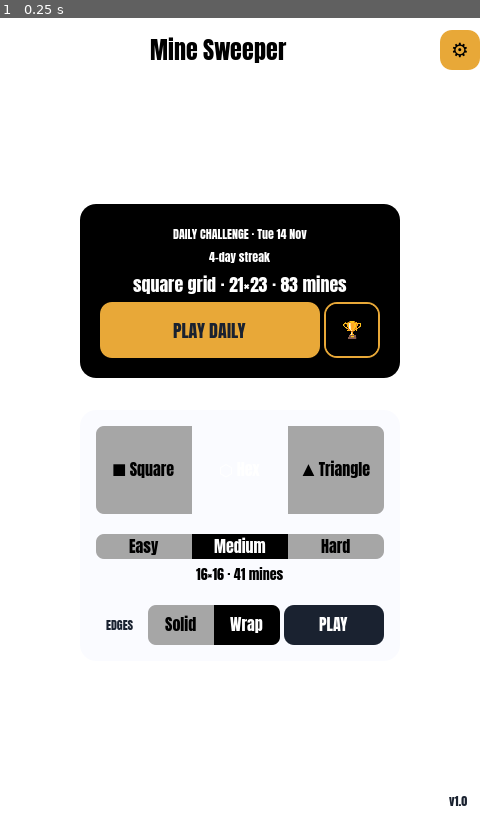
Above: before the commit, frame 1.
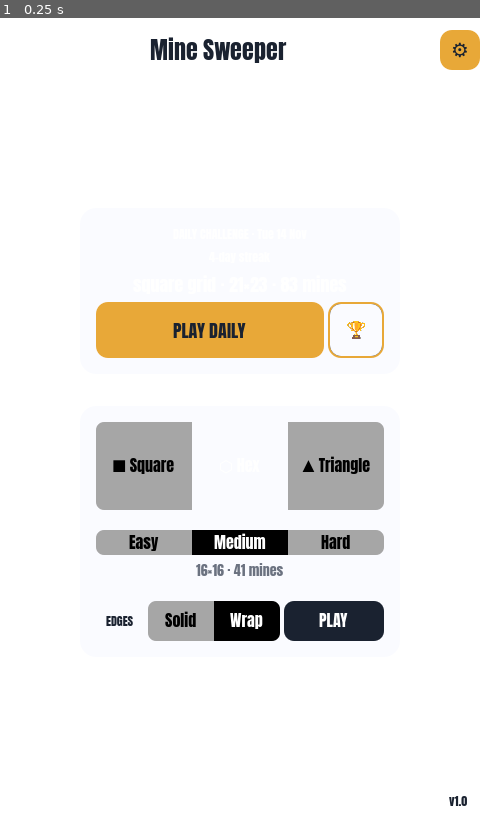
Above: after the commit, the same moment.

Repository: Kape99/mine-sweeper
Game: Godot game, scene res://Scenes/base.tscn
Same seed, same stepped clock (60 frames per second), same inputs: the game is played once before the commit and once after it.
Inputs:
- Up to frame 1 (0.25 s): no input

The runs differ from the first frame. In frame 1, 14% of the frame differs, in the area x 16-98%, y 2-79%.

Commit message:
Move remaining menu styles into Theme resource
- Added DailyCard, InverseLabel, and MutedLabel theme type variations.

- Assigned type variations in MainMenu.tscn.

- Removed all card and label color overrides from main_menu.gd.

- Only segmented active-state colors remain in script because they are dynamic.

Diff:
--- a/Asset/Themes/modern.tres
+++ b/Asset/Themes/modern.tres
@@ -1,4 +1,4 @@
-[gd_resource type="Theme" format=3]
+[gd_resource type="Theme" format=3 uid="uid://brjqf4s78yyi8"]
 
 [sub_resource type="StyleBoxFlat" id="StyleBoxFlat_uyy4t"]
 bg_color = Color(0.91882354, 0.6929412, 0.29764706, 1)
@@ -22,6 +22,17 @@
 corner_radius_bottom_left = 12
 
 [sub_resource type="StyleBoxFlat" id="StyleBoxFlat_qwit3"]
+content_margin_left = 20.0
+content_margin_top = 20.0
+content_margin_right = 20.0
+content_margin_bottom = 20.0
+bg_color = Color(0.101960786, 0.13333334, 0.1882353, 1)
+corner_radius_top_left = 16
+corner_radius_top_right = 16
+corner_radius_bottom_right = 16
+corner_radius_bottom_left = 16
+
+[sub_resource type="StyleBoxFlat" id="StyleBoxFlat_b16je"]
 content_margin_left = 16.0
 content_margin_top = 16.0
 content_margin_right = 16.0
@@ -115,20 +126,26 @@
 Button/styles/hover = SubResource("StyleBoxFlat_uyy4t")
 Button/styles/normal = SubResource("StyleBoxFlat_f2i4j")
 Button/styles/pressed = SubResource("StyleBoxFlat_dt5wi")
+DailyCard/base_type = &"PanelContainer"
+DailyCard/styles/panel = SubResource("StyleBoxFlat_qwit3")
+InverseLabel/base_type = &"Label"
+InverseLabel/colors/font_color = Color(1, 1, 1, 1)
 Label/colors/font_color = Color(0.101960786, 0.13333334, 0.1882353, 1)
-PanelContainer/styles/panel = SubResource("StyleBoxFlat_qwit3")
+MutedLabel/base_type = &"Label"
+MutedLabel/colors/font_color = Color(0.41960785, 0.44705883, 0.5019608, 1)
+PanelContainer/styles/panel = SubResource("StyleBoxFlat_b16je")
 PlayButton/base_type = &"Button"
 PlayButton/colors/font_color = Color(1, 1, 1, 1)
-PlayButton/styles/hover = SubResource("StyleBoxFlat_b16je")
-PlayButton/styles/normal = SubResource("StyleBoxFlat_tsrbt")
-PlayButton/styles/pressed = SubResource("StyleBoxFlat_172tg")
+PlayButton/styles/hover = SubResource("StyleBoxFlat_tsrbt")
+PlayButton/styles/normal = SubResource("StyleBoxFlat_172tg")
+PlayButton/styles/pressed = SubResource("StyleBoxFlat_2nuu7")
 SegmentButton/base_type = &"Button"
 SegmentButton/colors/font_color = Color(0.101960786, 0.13333334, 0.1882353, 1)
-SegmentButton/styles/hover = SubResource("StyleBoxFlat_2nuu7")
-SegmentButton/styles/normal = SubResource("StyleBoxFlat_xixrj")
-SegmentButton/styles/pressed = SubResource("StyleBoxFlat_vkbh5")
+SegmentButton/styles/hover = SubResource("StyleBoxFlat_xixrj")
+SegmentButton/styles/normal = SubResource("StyleBoxFlat_vkbh5")
+SegmentButton/styles/pressed = SubResource("StyleBoxFlat_y2oel")
 TrophyButton/base_type = &"Button"
 TrophyButton/colors/font_color = Color(0.9098039, 0.65882355, 0.21960784, 1)
-TrophyButton/styles/hover = SubResource("StyleBoxFlat_y2oel")
-TrophyButton/styles/normal = SubResource("StyleBoxFlat_yvbhv")
-TrophyButton/styles/pressed = SubResource("StyleBoxFlat_gtpp6")
+TrophyButton/styles/hover = SubResource("StyleBoxFlat_yvbhv")
+TrophyButton/styles/normal = SubResource("StyleBoxFlat_gtpp6")
+TrophyButton/styles/pressed = SubResource("StyleBoxFlat_6uvgy")
--- a/Scenes/Menu/MainMenu.tscn
+++ b/Scenes/Menu/MainMenu.tscn
@@ -79,6 +79,7 @@
 
 [node name="DailyLabel" type="Label" parent="CenterContainer/Panel/DailyCard/DailyVBox" unique_id=381426665]
 layout_mode = 2
+theme_type_variation = &"InverseLabel"
 theme_override_font_sizes/font_size = 12
 text = "DAILY CHALLENGE · FRI 20 NOV"
 horizontal_alignment = 1
@@ -86,6 +87,7 @@
 
 [node name="StreakBadge" type="Label" parent="CenterContainer/Panel/DailyCard/DailyVBox" unique_id=815885036]
 layout_mode = 2
+theme_type_variation = &"InverseLabel"
 theme_override_font_sizes/font_size = 12
 text = "4-day streak"
 horizontal_alignment = 1
@@ -93,6 +95,7 @@
 
 [node name="DailySummary" type="Label" parent="CenterContainer/Panel/DailyCard/DailyVBox" unique_id=815885037]
 layout_mode = 2
+theme_type_variation = &"InverseLabel"
 theme_override_font_sizes/font_size = 18
 text = "Hex grid · 16×16 · 40 mines"
 horizontal_alignment = 1
@@ -114,8 +117,8 @@
 [node name="LeaderboardButton" type="Button" parent="CenterContainer/Panel/DailyCard/DailyVBox/DailyPlayRow" unique_id=815885039]
 custom_minimum_size = Vector2(56, 56)
 layout_mode = 2
+theme_type_variation = &"TrophyButton"
 theme_override_font_sizes/font_size = 20
-theme_type_variation = "TrophyButton"
 text = "🏆"
 
 [node name="Spacer1" type="Control" parent="CenterContainer/Panel" unique_id=2101306346]
@@ -134,8 +137,6 @@
 theme_override_constants/separation = 0
 segments = PackedStringArray("■ Square", "⬡ Hex", "▲ Triangle")
 selected_index = 1
-active_bg_override = null
-active_text_override = null
 
 [node name="SpacerBoard" type="Control" parent="CenterContainer/Panel/SettingsCard/SettingsVBox" unique_id=2101306347]
 custom_minimum_size = Vector2(0, 12)
@@ -146,11 +147,10 @@
 theme_override_constants/separation = 0
 segments = PackedStringArray("Easy", "Medium", "Hard")
 selected_index = 1
-active_bg_override = null
-active_text_override = null
 
 [node name="DifficultySummary" type="Label" parent="CenterContainer/Panel/SettingsCard/SettingsVBox" unique_id=512919140]
 layout_mode = 2
+theme_type_variation = &"MutedLabel"
 theme_override_font_sizes/font_size = 14
 text = "16×16 · 40 mines"
 horizontal_alignment = 1
@@ -178,14 +178,12 @@
 theme_override_constants/separation = 0
 segments = PackedStringArray("Solid", "Wrap")
 selected_index = 1
-active_bg_override = null
-active_text_override = null
 
 [node name="StartButton" type="Button" parent="CenterContainer/Panel/SettingsCard/SettingsVBox/EdgesPlayRow" unique_id=1594947662]
 custom_minimum_size = Vector2(100, 40)
 layout_mode = 2
+theme_type_variation = &"PlayButton"
 theme_override_font_sizes/font_size = 16
-theme_type_variation = "PlayButton"
 text = "PLAY"
 
 [node name="Spacer5" type="Control" parent="CenterContainer/Panel" unique_id=2101306350]
--- a/Scripts/GUI/main_menu.gd
+++ b/Scripts/GUI/main_menu.gd
@@ -56,28 +56,6 @@
 	var text: Color = GlobalState.scheme.hud_text
 	var inverse: Color = GlobalState.scheme.inverse_text
 
-	_title_label.add_theme_color_override("font_color", text)
-	_settings_button.add_theme_color_override("font_color", text)
-	_account_button.add_theme_color_override("font_color", text)
-	_difficulty_summary.add_theme_color_override("font_color", text.darkened(0.25))
-
-	# Daily card is dark navy; the Theme provides the white settings card.
-	var daily_card_style: StyleBoxFlat = StyleBoxFlat.new()
-	daily_card_style.bg_color = text.darkened(0.1)
-	daily_card_style.corner_radius_top_left = 16
-	daily_card_style.corner_radius_top_right = 16
-	daily_card_style.corner_radius_bottom_right = 16
-	daily_card_style.corner_radius_bottom_left = 16
-	daily_card_style.content_margin_left = 20
-	daily_card_style.content_margin_top = 20
-	daily_card_style.content_margin_right = 20
-	daily_card_style.content_margin_bottom = 20
-	$CenterContainer/Panel/DailyCard.add_theme_stylebox_override("panel", daily_card_style)
-
-	_daily_label.add_theme_color_override("font_color", inverse)
-	_daily_summary.add_theme_color_override("font_color", inverse)
-	_streak_badge.add_theme_color_override("font_color", inverse)
-
 	_board_type_segmented.active_bg_override = accent
 	_board_type_segmented.active_text_override = text
 	_difficulty_segmented.active_bg_override = text
Not shown: 3 places in Asset/Themes/modern.tres that only renumber resources
